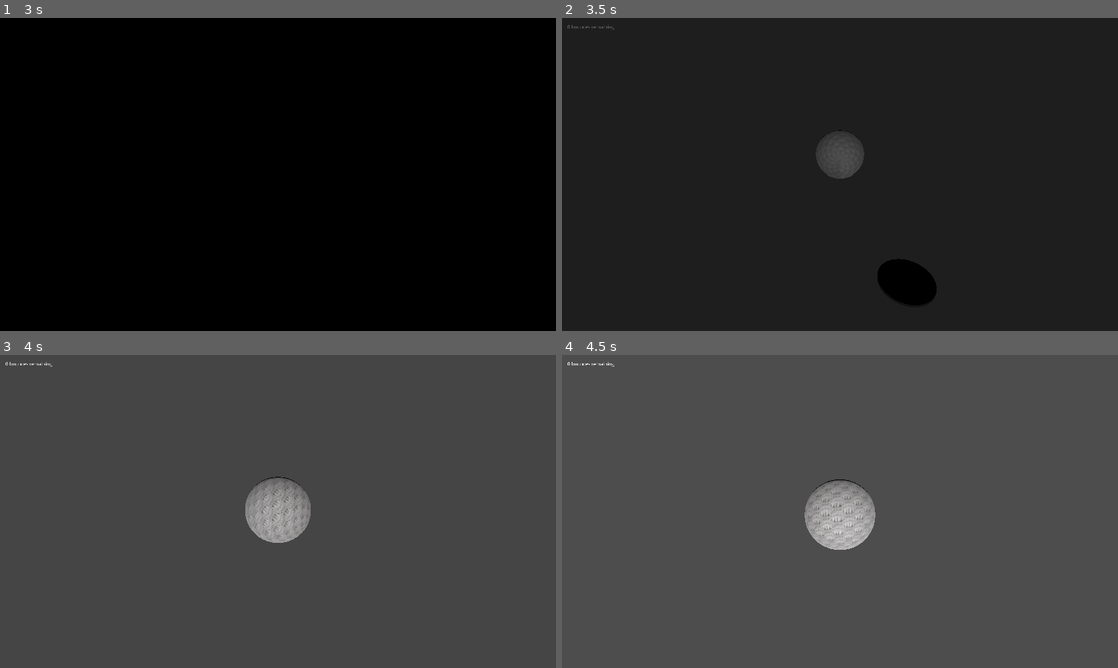
Above: before the commit, frames 1-4 (two rows, left to right).
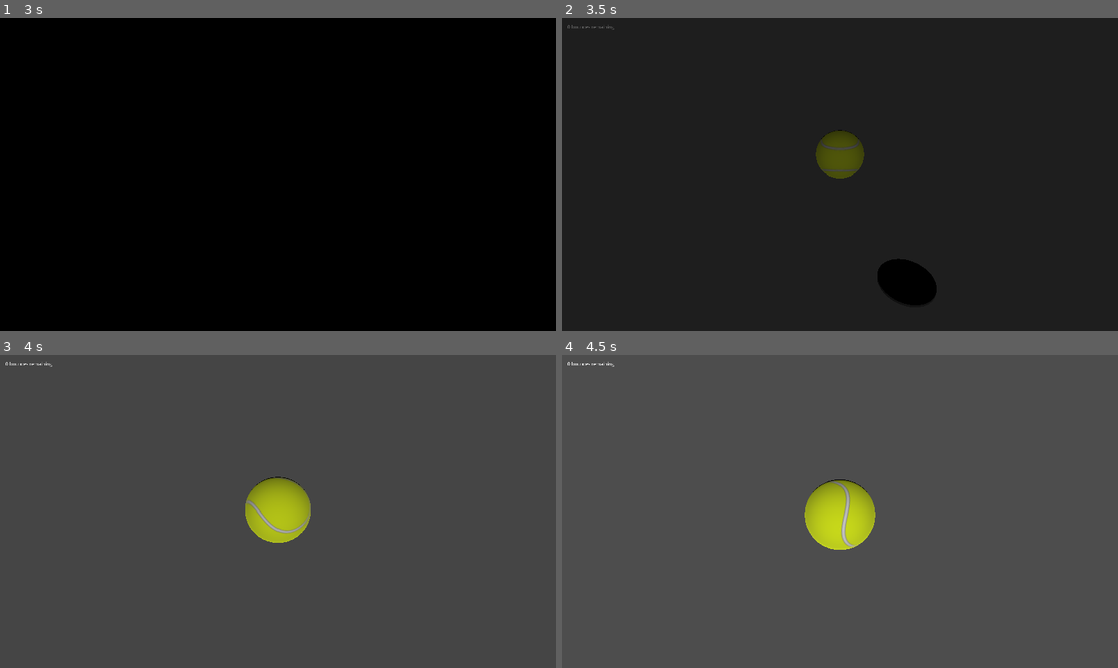
Above: after the commit, the same moments.

Repository: boredchef/bounce-back
Game: Godot game, scene res://Function Scenes (Menu, UI, etc)/Menu/menu.tscn
Two runs of this game, one before a commit and one after it. Both use one fixed random seed, a clock stepped at 60 frames per second and the inputs below.
Inputs (mouse positions are in pixels of both pictures, inside the frame that each line leads up to):
- Up to frame 1 (3 s): click "Play" at 0.5 s; click (55, 143) at 1.25 s; hold D (Right) 2.03-2.78 s; tap Enter at 2.75 s; hold S (Down) from 2.78 s (still down)
- Up to frame 2 (3.5 s): keep holding S (Down)
- Up to frame 3 (4 s): release S (Down) at 3.53 s; hold D (Right) from 3.53 s (still down)
- Up to frame 4 (4.5 s): release D (Right) at 4.28 s; hold W (Up) from 4.28 s (still down)

Frame 1 is identical in both runs. In frame 2, 1.0% of the frame differs, in the area x 45-55%, y 36-52%; in frame 3, 1.9%; in frame 4, 2.1%, in the area x 43-57%, y 40-63%.

Commit message:
balls
soccer, basketball and tennis 3dstandardmaterial

Diff:
--- /dev/null
+++ b/bounce-back/Balls/basketball.tres
@@ -0,0 +1,10 @@
+[gd_resource type="StandardMaterial3D" format=3 uid="uid://c7lm88vri1742"]
+
+[ext_resource type="Texture2D" uid="uid://ckqe1tn24ttfl" path="res://Sprites/basketball.png" id="1_3ebk5"]
+
+[sub_resource type="CompressedTexture2D" id="CompressedTexture2D_6pntd"]
+load_path = "res://.godot/imported/basketball.png-fe30a066b2e27aa5342e78a87dd14e5c.s3tc.ctex"
+
+[resource]
+albedo_texture = ExtResource("1_3ebk5")
+roughness_texture = SubResource("CompressedTexture2D_6pntd")
--- /dev/null
+++ b/bounce-back/Balls/soccerball.tres
@@ -0,0 +1,6 @@
+[gd_resource type="StandardMaterial3D" format=3 uid="uid://bulk0cvgecflc"]
+
+[ext_resource type="Texture2D" uid="uid://fpb8n0s4v38k" path="res://Sprites/soccer.jpg" id="1_wfrp8"]
+
+[resource]
+albedo_texture = ExtResource("1_wfrp8")
--- /dev/null
+++ b/bounce-back/Balls/tennis.tres
@@ -0,0 +1,6 @@
+[gd_resource type="StandardMaterial3D" format=3 uid="uid://fswatrxgboxc"]
+
+[ext_resource type="Texture2D" uid="uid://b5cu45w1w5gl4" path="res://Sprites/tennis.png" id="1_3cty0"]
+
+[resource]
+albedo_texture = ExtResource("1_3cty0")
--- a/bounce-back/Elements/Player/player.tscn
+++ b/bounce-back/Elements/Player/player.tscn
@@ -1,15 +1,12 @@
 [gd_scene format=3 uid="uid://dpyakersvlvjj"]
 
 [ext_resource type="Script" uid="uid://c7nlkqnkaso2v" path="res://Elements/Player/player.gd" id="1_a3htu"]
-[ext_resource type="Texture2D" uid="uid://diwsrg2fvgrsp" path="res://Sprites/thissucksandisatrampoline.jpg" id="2_a3htu"]
+[ext_resource type="Material" uid="uid://fswatrxgboxc" path="res://Balls/tennis.tres" id="2_a3htu"]
 
 [sub_resource type="SphereShape3D" id="SphereShape3D_7ifq1"]
 
-[sub_resource type="StandardMaterial3D" id="StandardMaterial3D_8in3v"]
-albedo_texture = ExtResource("2_a3htu")
-
 [sub_resource type="SphereMesh" id="SphereMesh_n0qsc"]
-material = SubResource("StandardMaterial3D_8in3v")
+material = ExtResource("2_a3htu")
 
 [node name="player" type="CharacterBody3D" unique_id=285939949]
 script = ExtResource("1_a3htu")
Binary file added: bounce-back/Sprites/basketball.png
Not shown, added: bounce-back/Sprites/basketball.png.import
Binary file added: bounce-back/Sprites/soccer.jpg
Not shown, added: bounce-back/Sprites/soccer.jpg.import
Binary file added: bounce-back/Sprites/tennis.png
Not shown, added: bounce-back/Sprites/tennis.png.import
